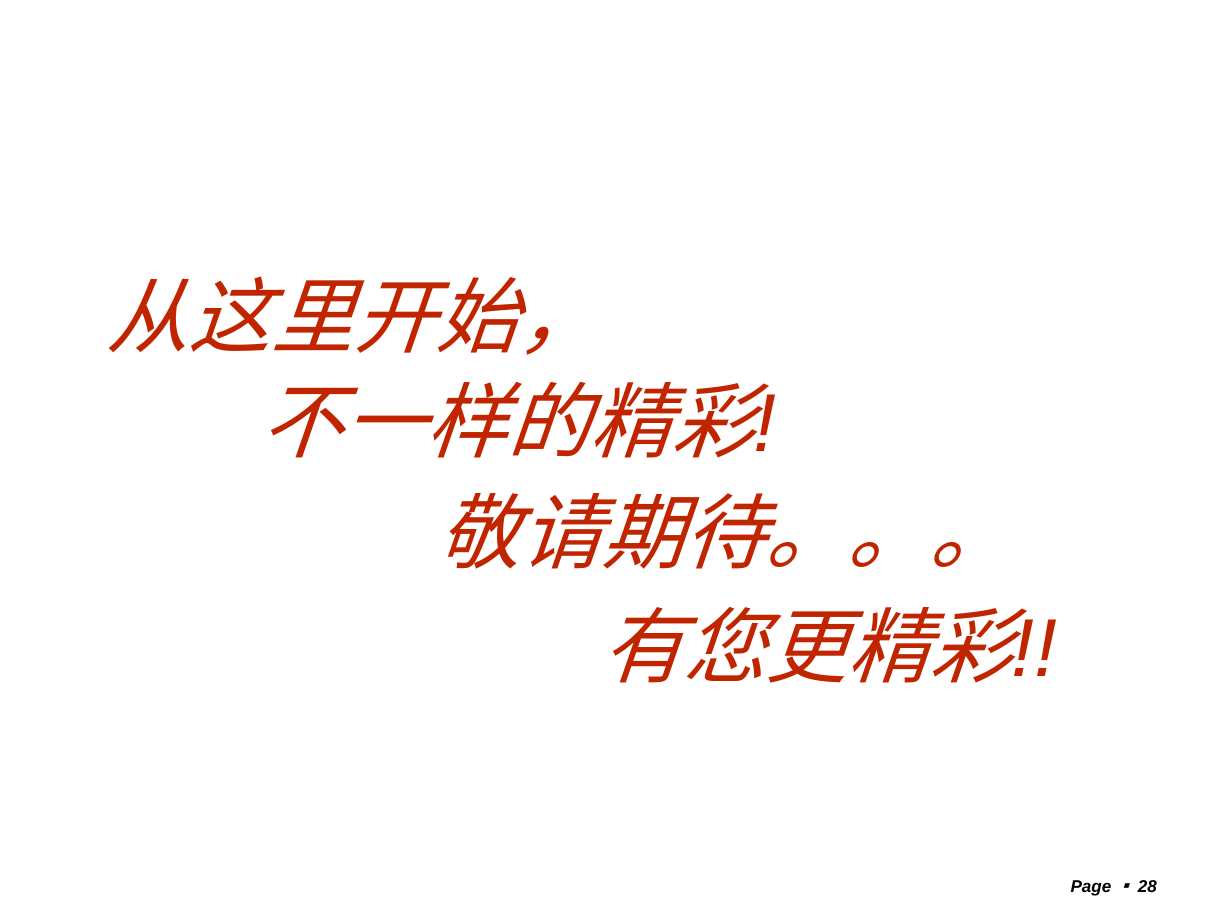
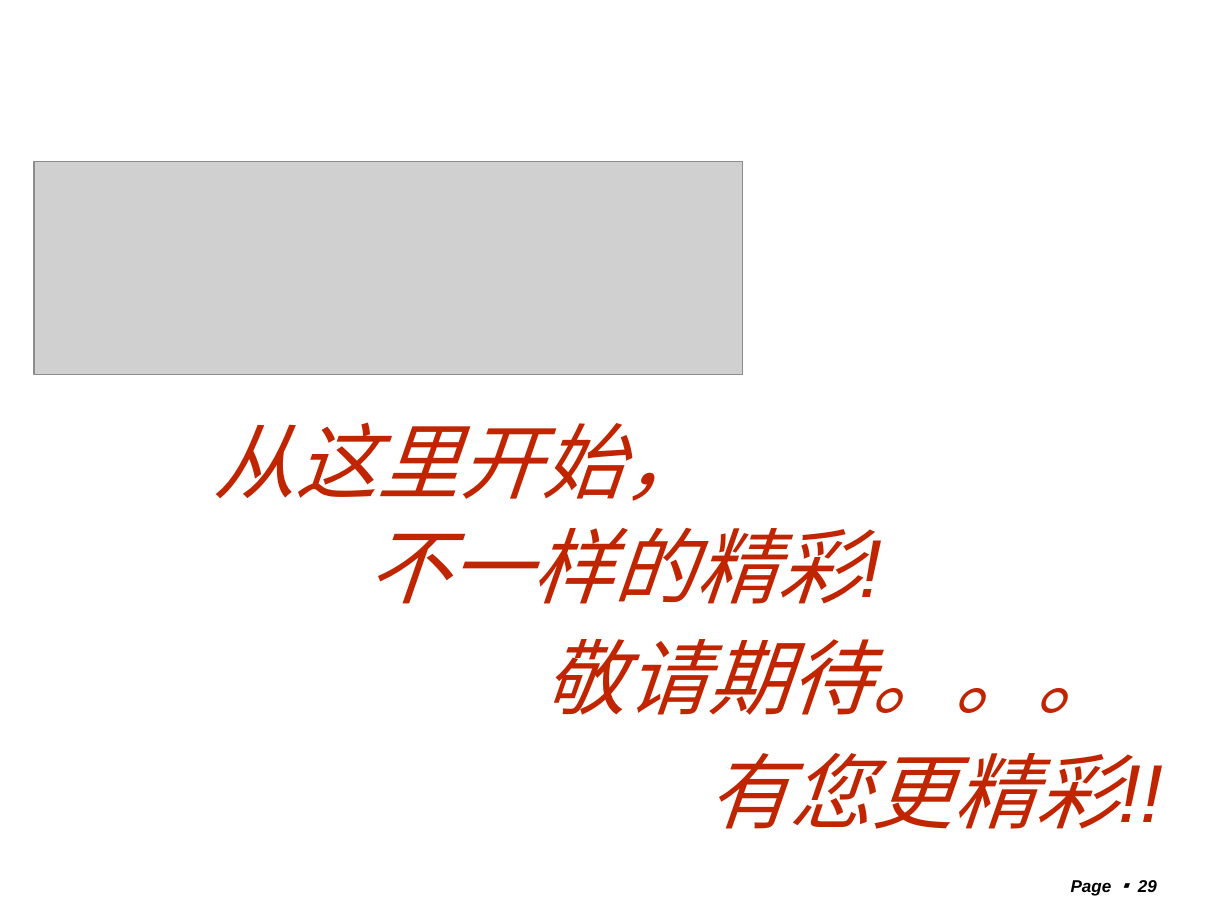
Before and after one commit to shtzr840329/mooon, a slide deck: slide 29 of distributed_platform/docs/mooon.ppt (slide 28 before the commit). Drawn at 1232x924 pixels with LibreOffice and Linux fonts; fonts in the diff are those of the drawing; grey boxes stand for pictures; background and template pictures are left out. Boxes give left, top, right and bottom in pixels: in the first picture for what was removed or moved away, otherwise in the second. Text is boxed around its words. In the diff, an @@ line names an element or a change of style, - is before the commit and + after.

```diff
--- a/distributed_platform/docs/mooon.ppt
+++ b/distributed_platform/docs/mooon.ppt
@@ picture added at <box>34,161,743,375</box> @@
@@ 4 texts: place and size @@
-4 texts at <box>107,276,1012,683</box>
+4 texts at <box>213,422,1118,829</box>
@@ page number at <box>1071,880,1157,896</box>: text changed @@
-Page ▪ 28
+Page ▪ 29
```
Also in this commit, not shown: 21 other slides changed, 5 slides added, 4 slides removed, 4 other files.
